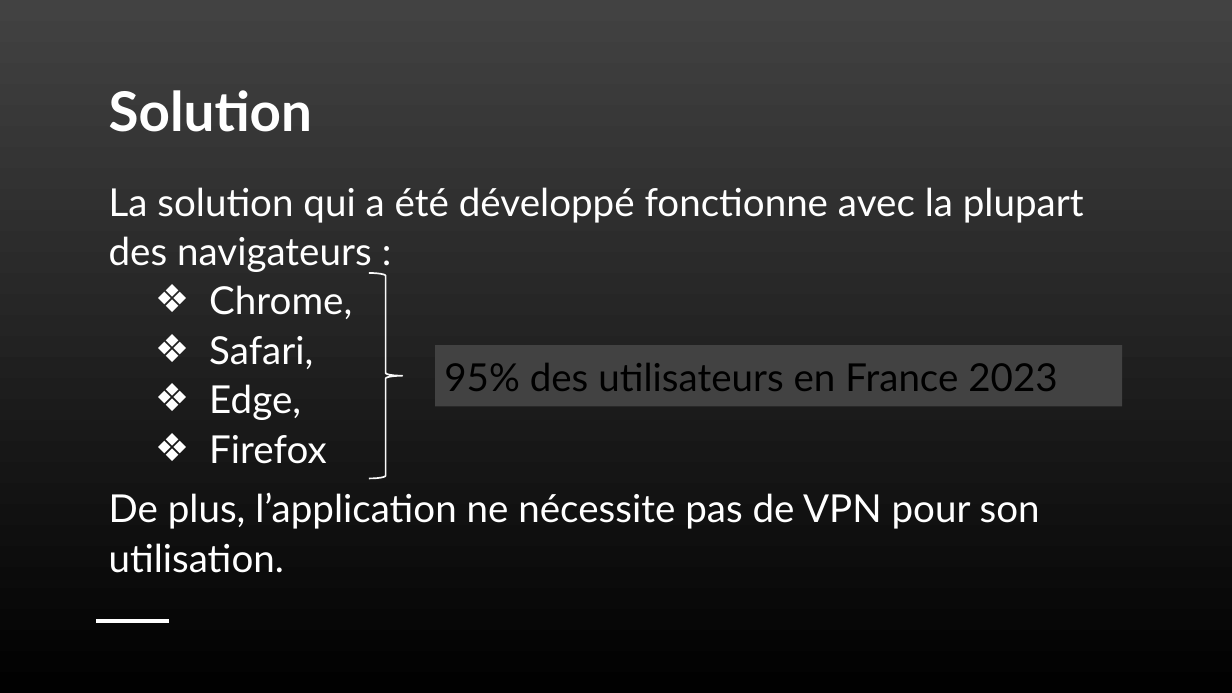
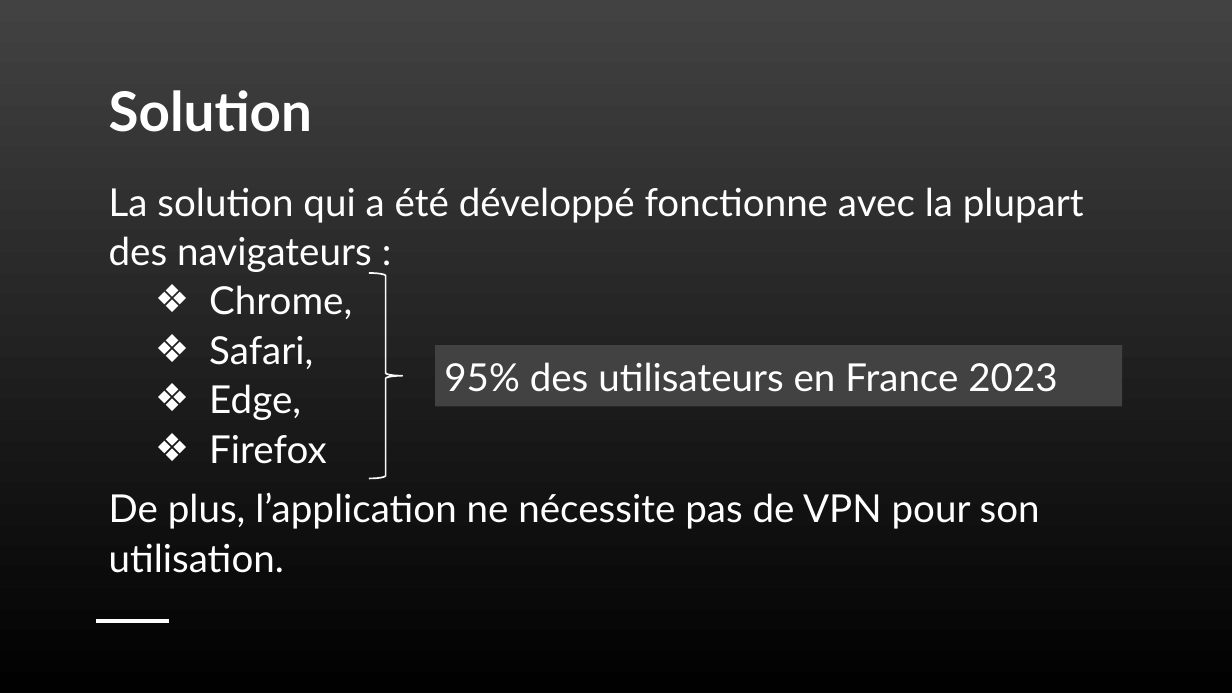
Before and after one commit to AFPA1701871/GTA, a slide deck: slide 7 of DOCS/presentation GTA.pptx. Drawn at 1232x693 pixels with LibreOffice and Linux fonts; fonts in the diff are those of the drawing; background and template pictures are left out. Boxes give left, top, right and bottom in pixels: in the first picture for what was removed or moved away, otherwise in the second. Text is boxed around its words. In the diff, an @@ line names an element or a change of style, - is before the commit and + after.

Commit message:
ppt

```diff
--- a/DOCS/presentation GTA.pptx
+++ b/DOCS/presentation GTA.pptx
@@ rectangle "95% des utilisateurs en France ..." at box(435, 345, 1122, 407): text colour #000000 to #FFFFFF @@
```
